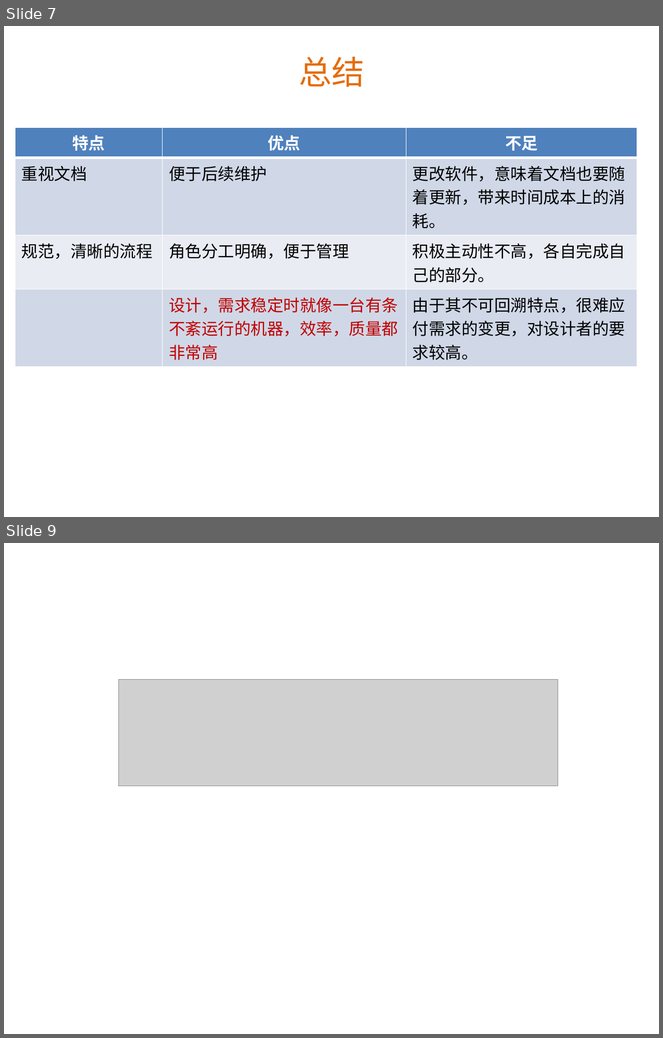
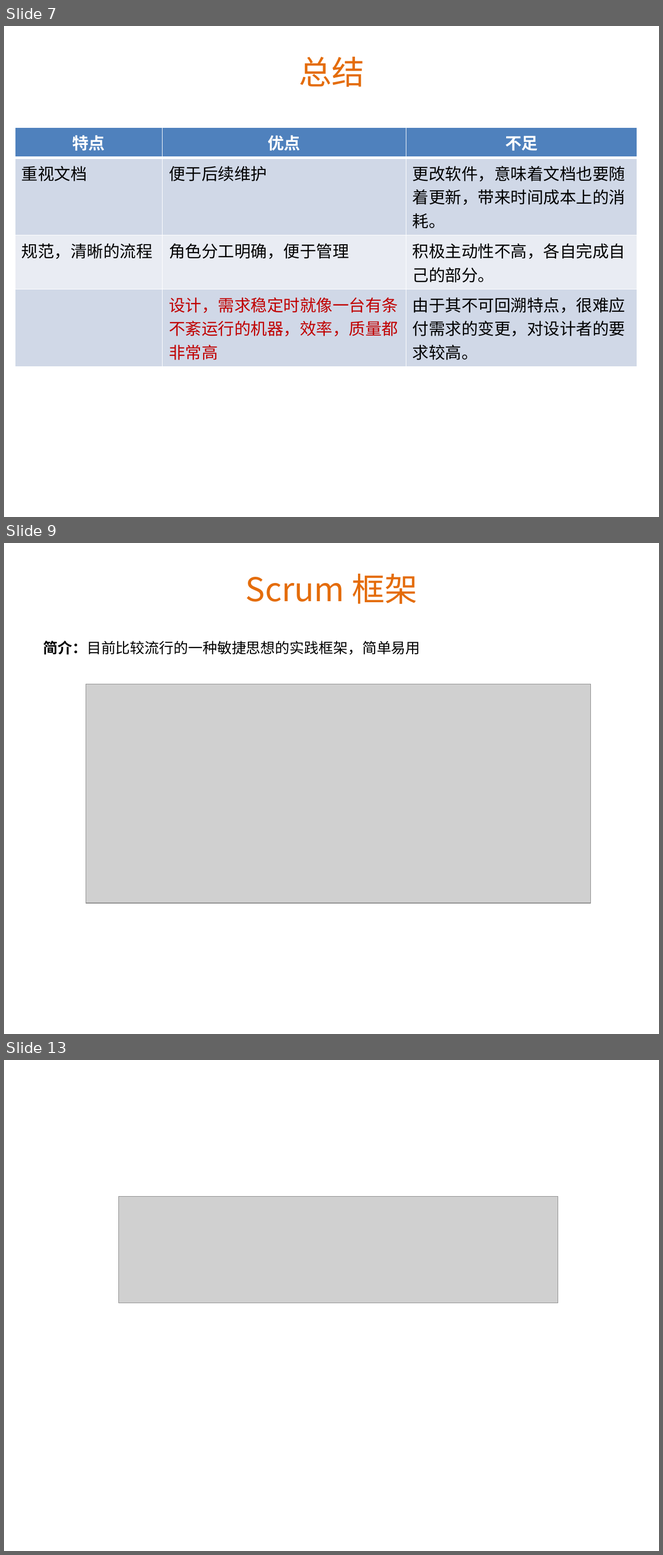
Before and after one commit to Benguan/document, a slide deck: 上大培训：scrum和vs2012 部分.pptx. Shown one above the other, each under a label of ours: slides 7 and 9 before the commit, slides 7, 9 and 13 after it; the slides between them are not shown. The pictures are 663x1038 and 663x1555 pixels, drawn with LibreOffice and Linux fonts; fonts in the diff are those of the drawing; grey boxes stand for pictures; background and template pictures are left out. Boxes give left, top, right and bottom in pixels: in the first picture for what was removed or moved away, otherwise in the second. Text is boxed around its words. In the diff, an @@ line names an element or a change of style, - is before the commit and + after.

```diff
--- a/上大培训：scrum和vs2012 部分.pptx
+++ b/上大培训：scrum和vs2012 部分.pptx
@@ slide 9 added at (4, 543, 659, 1034), background picture (left out) @@
@@ title added at (246, 574, 417, 604), 36 pt, text #E46C0A @@
+Scrum 框架
@@ text added at (43, 641, 420, 655), 16 pt, text #000000 @@
+简介：目前比较流行的一种敏捷思想的实践框架，简单易用
@@ picture added at (86, 684, 591, 903) @@
@@ what was slide 9 is now slide 13 @@
```
Also in this commit, not shown: 2 slides changed, 3 other slides added.
